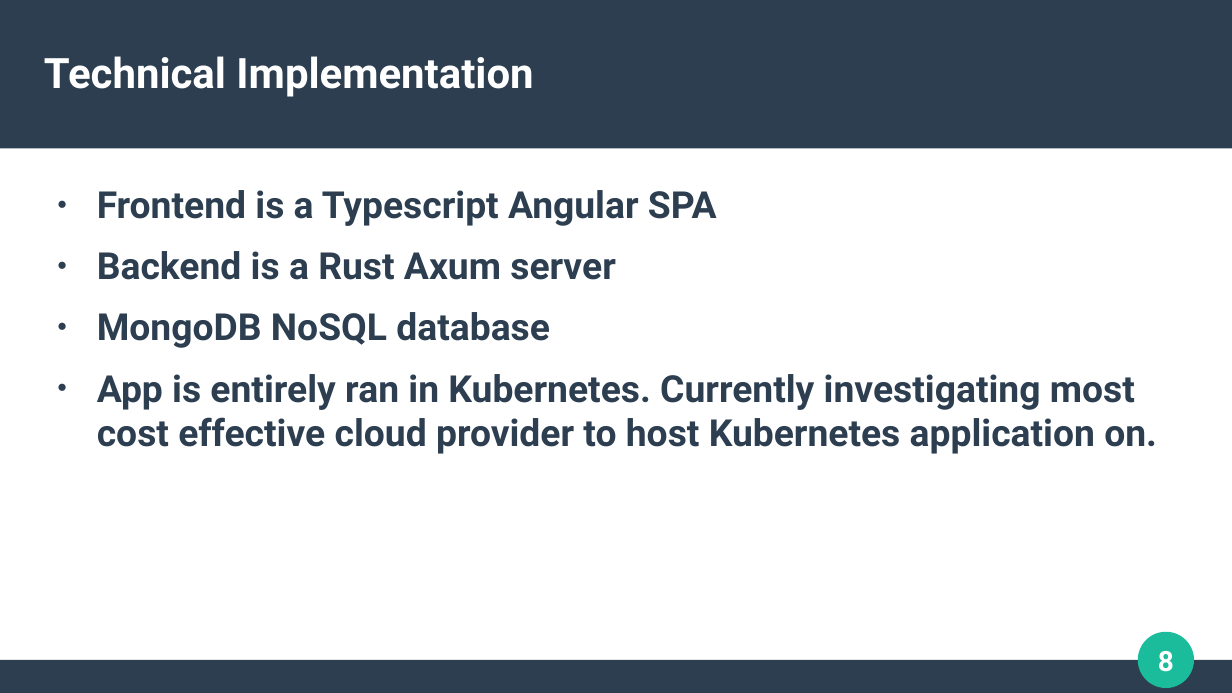
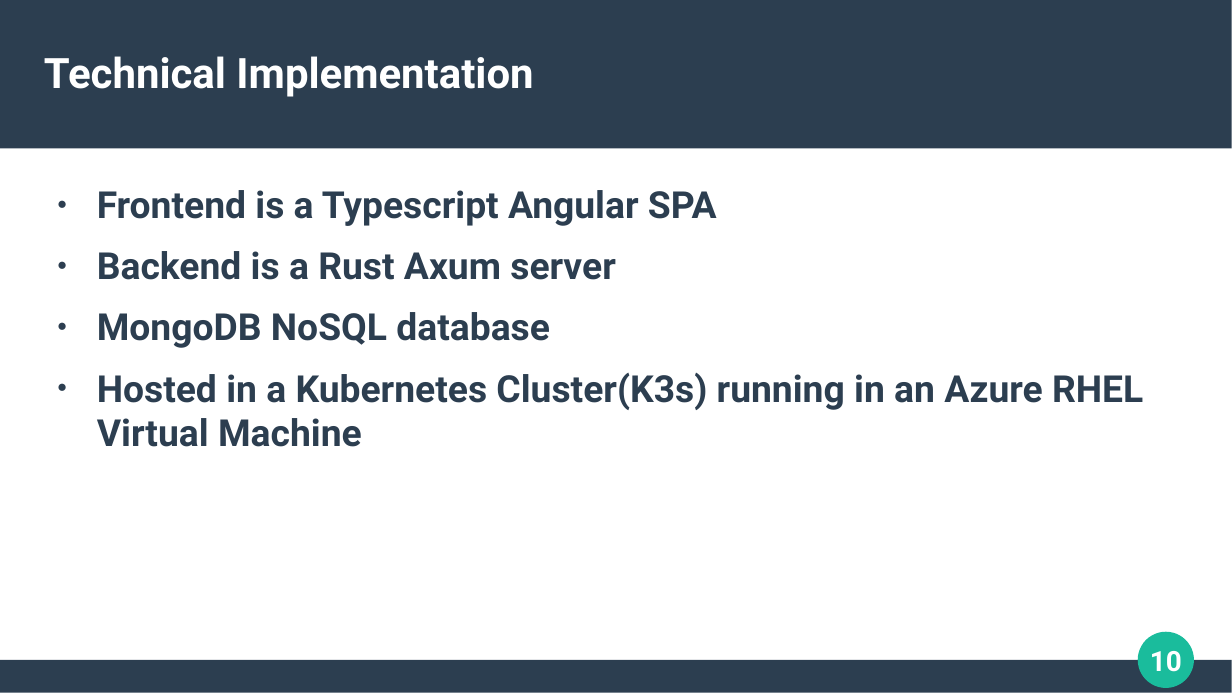
Before and after one commit to mark-ruddy/neurorecovery, a slide deck: slide 10 of report/neurorecovery_final_presentation.pptx (slide 8 before the commit). Drawn at 1232x693 pixels with LibreOffice and Linux fonts; fonts in the diff are those of the drawing. Boxes give left, top, right and bottom in pixels: in the first picture for what was removed or moved away, otherwise in the second. Text is boxed around its words. In the diff, an @@ line names an element or a change of style, - is before the commit and + after.

Commit message:
update final presentation

```diff
--- a/report/neurorecovery_final_presentation.pptx
+++ b/report/neurorecovery_final_presentation.pptx
@@ text at [97,373,1143,447]: text changed @@
-● App is entirely ran in Kubernetes. Currently investigating most cost effective cloud provider to host Kubernetes application on.
+● Hosted in a Kubernetes Cluster(K3s) running in an Azure RHEL Virtual Machine
@@ page number at [1150,651,1182,672]: text changed @@
-8
+10
```
Also in this commit, not shown: 5 other slides changed, 3 slides added, 2 other files.
